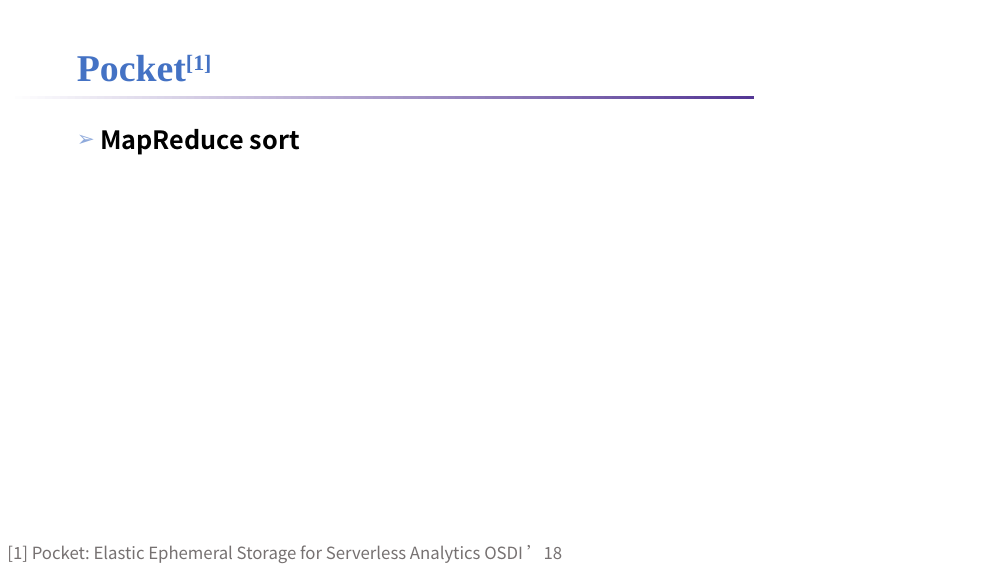
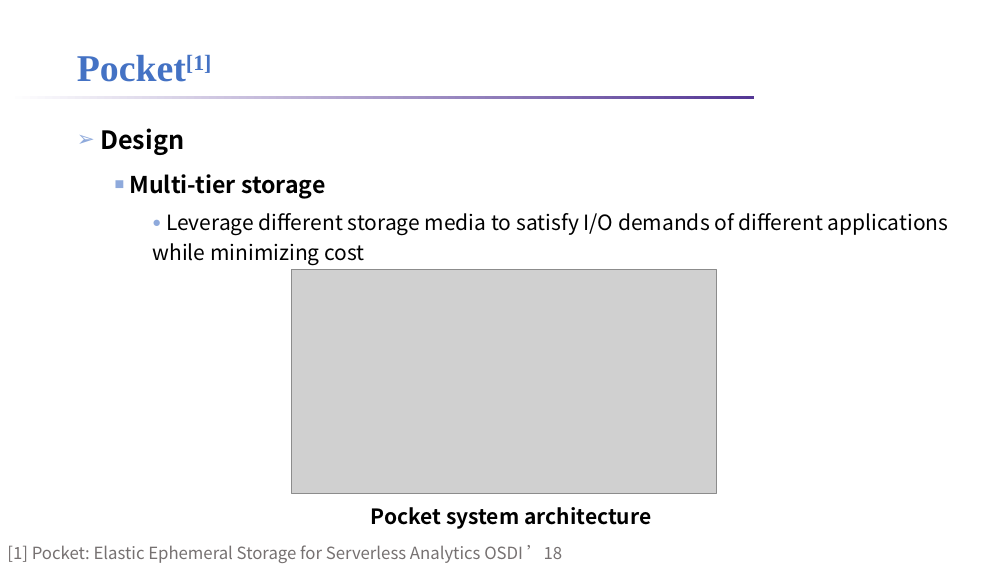
Before and after one commit to lt2000/ADSL, a slide deck: slide 13 of meeting/数据分析应用的数据特征.pptx (slide 5 before the commit). Drawn at 1008x567 pixels with LibreOffice and Linux fonts; fonts in the diff are those of the drawing; grey boxes stand for pictures; background and template pictures are left out. Boxes give left, top, right and bottom in pixels: in the first picture for what was removed or moved away, otherwise in the second. Text is boxed around its words. In the diff, an @@ line names an element or a change of style, - is before the commit and + after.

```diff
--- a/meeting/数据分析应用的数据特征.pptx
+++ b/meeting/数据分析应用的数据特征.pptx
@@ text at bbox=[100, 128, 949, 265]: text changed; size 24 to 20 pt; bold off @@
-➢ MapReduce sort
+➢ Design
+  ■ Multi-tier storage
+    ● Leverage different storage media to satisfy I/O demands of different applications while minimizing cost
@@ picture added at bbox=[291, 269, 717, 493] @@
@@ text added at bbox=[371, 507, 651, 529], 20 pt, text #000000, bold @@
+Pocket system architecture
```
Also in this commit, not shown: 6 other slides changed, 4 slides added, 2 other files.
